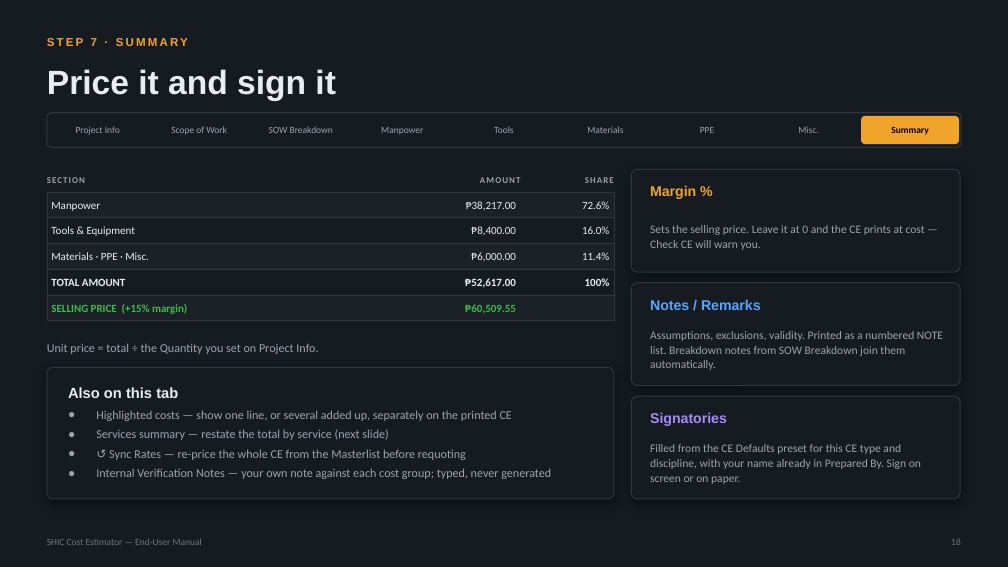
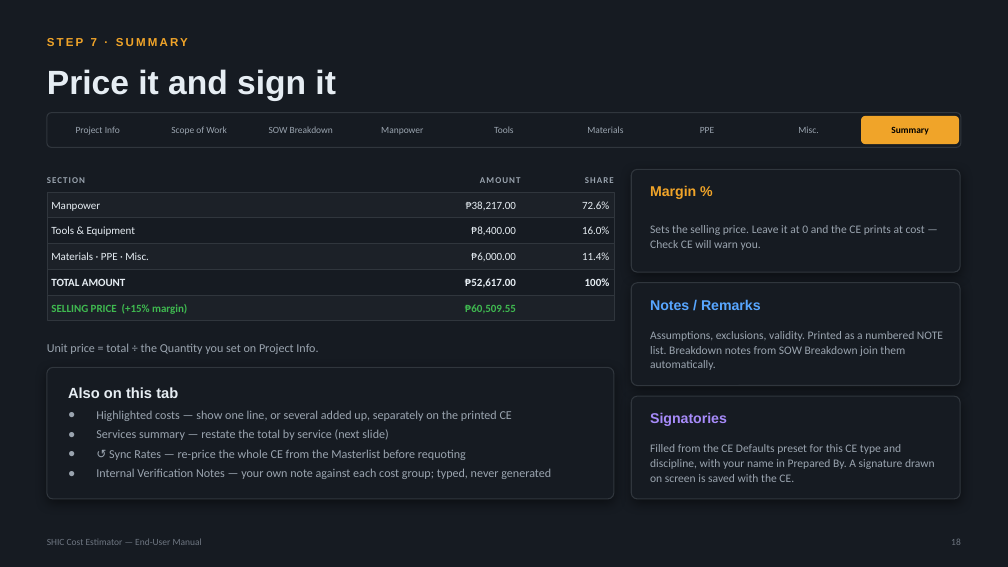
Before and after one commit to SYNERCORE/CostEstimation, a slide deck: slide 18 of docs/SHIC-Cost-Estimator-User-Manual.pptx. Drawn at 1008x567 pixels with LibreOffice and Linux fonts; fonts in the diff are those of the drawing. Boxes give left, top, right and bottom in pixels: in the first picture for what was removed or moved away, otherwise in the second. Text is boxed around its words. In the diff, an @@ line names an element or a change of style, - is before the commit and + after.

```diff
--- a/docs/SHIC-Cost-Estimator-User-Manual.pptx
+++ b/docs/SHIC-Cost-Estimator-User-Manual.pptx
@@ text at (650,444,935,482): text changed @@
-Filled from the CE Defaults preset for this CE type and discipline, with your name already in Prepared By. Sign on screen or on paper.
+Filled from the CE Defaults preset for this CE type and discipline, with your name in Prepared By. A signature drawn on screen is saved with the CE.
```
Also in this commit, not shown: 3 other slides changed.
